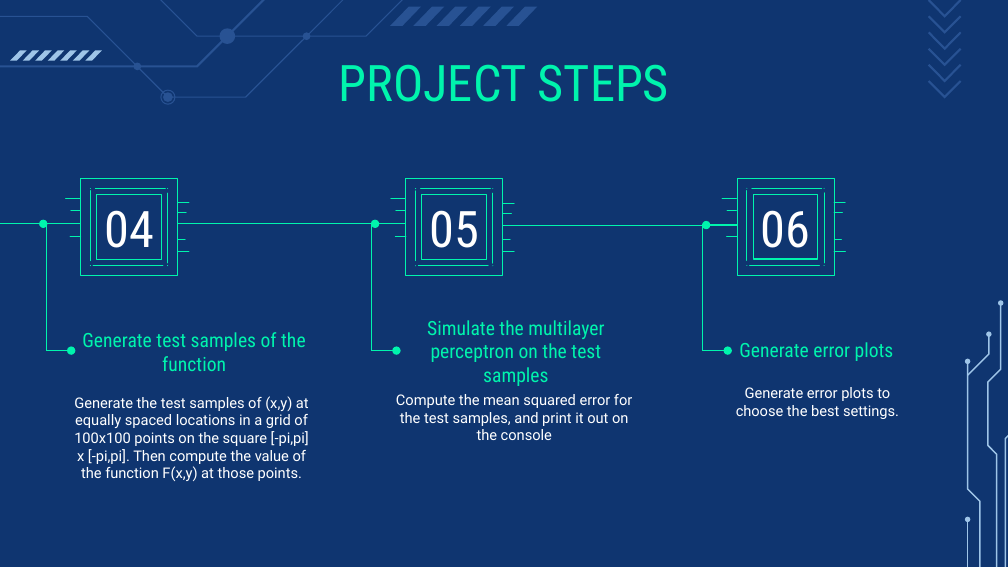
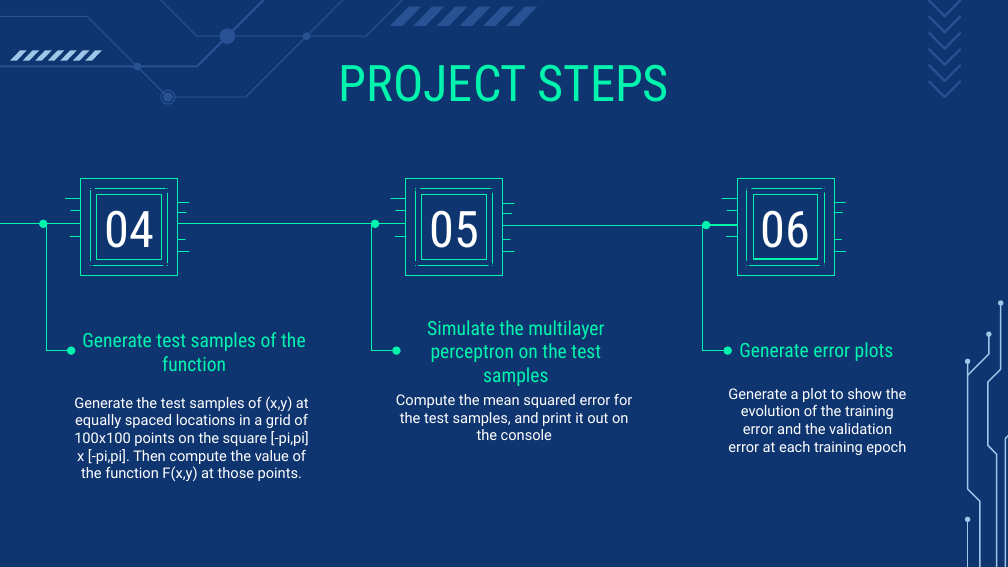
Before and after one commit to IntelligentSystemsUMAProject/LabProject01, a slide deck: slide 5 of Neural Networks.pptx. Drawn at 1008x567 pixels with LibreOffice and Linux fonts; fonts in the diff are those of the drawing. Boxes give left, top, right and bottom in pixels: in the first picture for what was removed or moved away, otherwise in the second. Text is boxed around its words. In the diff, an @@ line names an element or a change of style, - is before the commit and + after.

```diff
--- a/Neural Networks.pptx
+++ b/Neural Networks.pptx
@@ subtitle at (728, 388, 907, 455): text changed @@
-Generate error plots to choose the best settings.
+Generate a plot to show the evolution of the training error and the validation error at each training epoch
```
